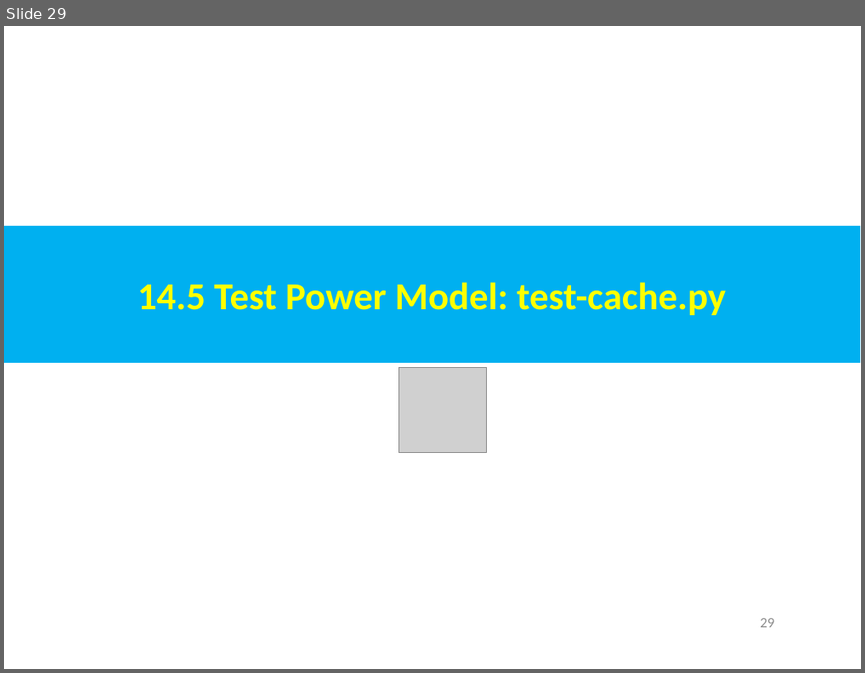
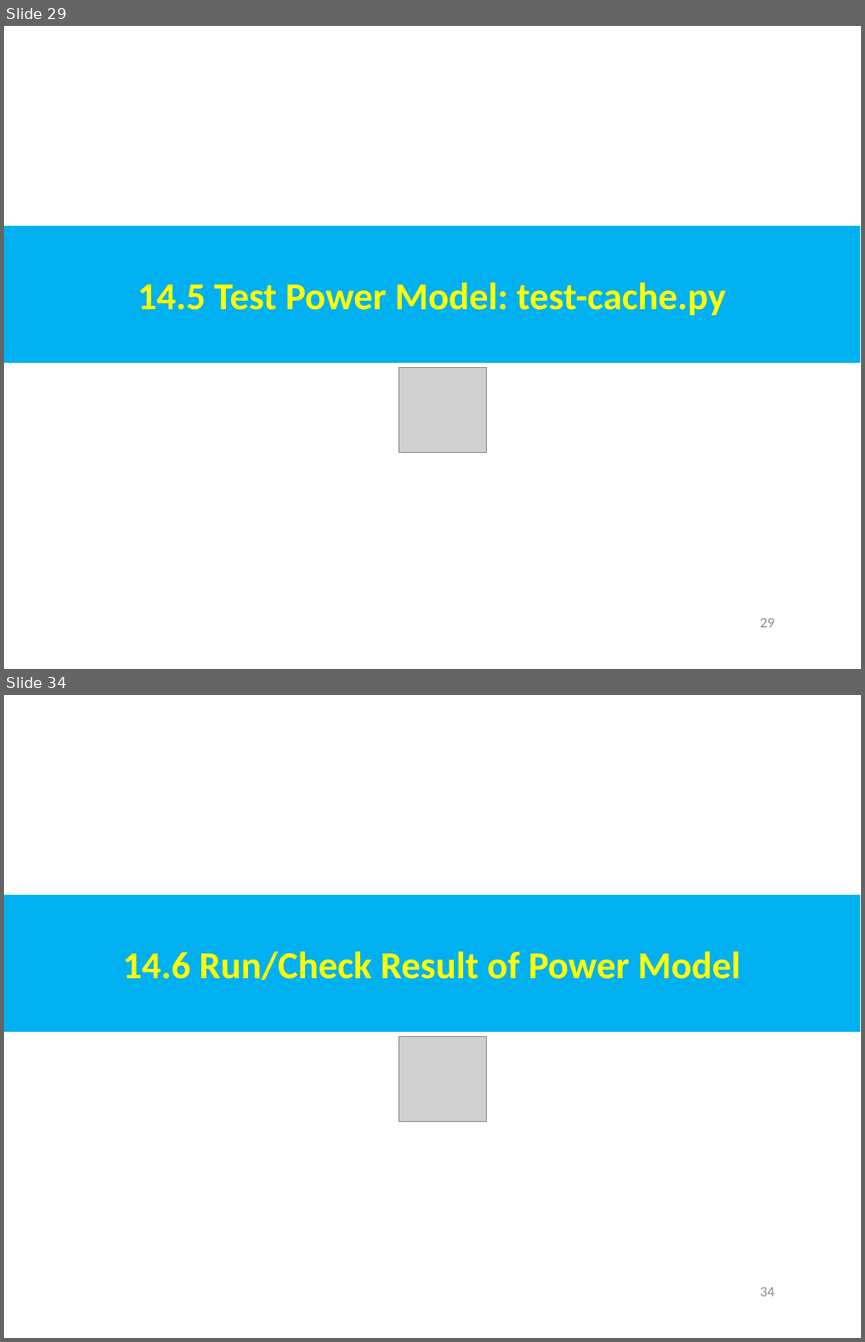
Before and after one commit to peterhchen/AIU_CS850_Gem5_McPAT, a slide deck: 050_Gem5/014.PwrMod/000_Video/014.PowerModel.ppt. Shown one above the other, each under a label of ours: slide 29 before the commit, slides 29 and 34 after it; the slides between them are not shown. The pictures are 865x673 and 865x1342 pixels, drawn with LibreOffice and Linux fonts; fonts in the diff are those of the drawing; grey boxes stand for pictures. Boxes give left, top, right and bottom in pixels: in the first picture for what was removed or moved away, otherwise in the second. Text is boxed around its words. In the diff, an @@ line names an element or a change of style, - is before the commit and + after.

```diff
--- a/050_Gem5/014.PwrMod/000_Video/014.PowerModel.ppt
+++ b/050_Gem5/014.PwrMod/000_Video/014.PowerModel.ppt
@@ slide 34 added at [4,695,861,1338], background #FFFFFF @@
@@ rectangle added at [4,895,860,1032], fill #00B0F0, 32 pt, text #FFFF00, bold @@
+14.6 Run/Check Result of Power Model
@@ picture added at [399,1037,487,1122] @@
@@ page number added at [760,1287,774,1296], 12 pt, text #8B8B8B @@
+34
```
Also in this commit, not shown: 3 slides changed, 5 other slides added.
